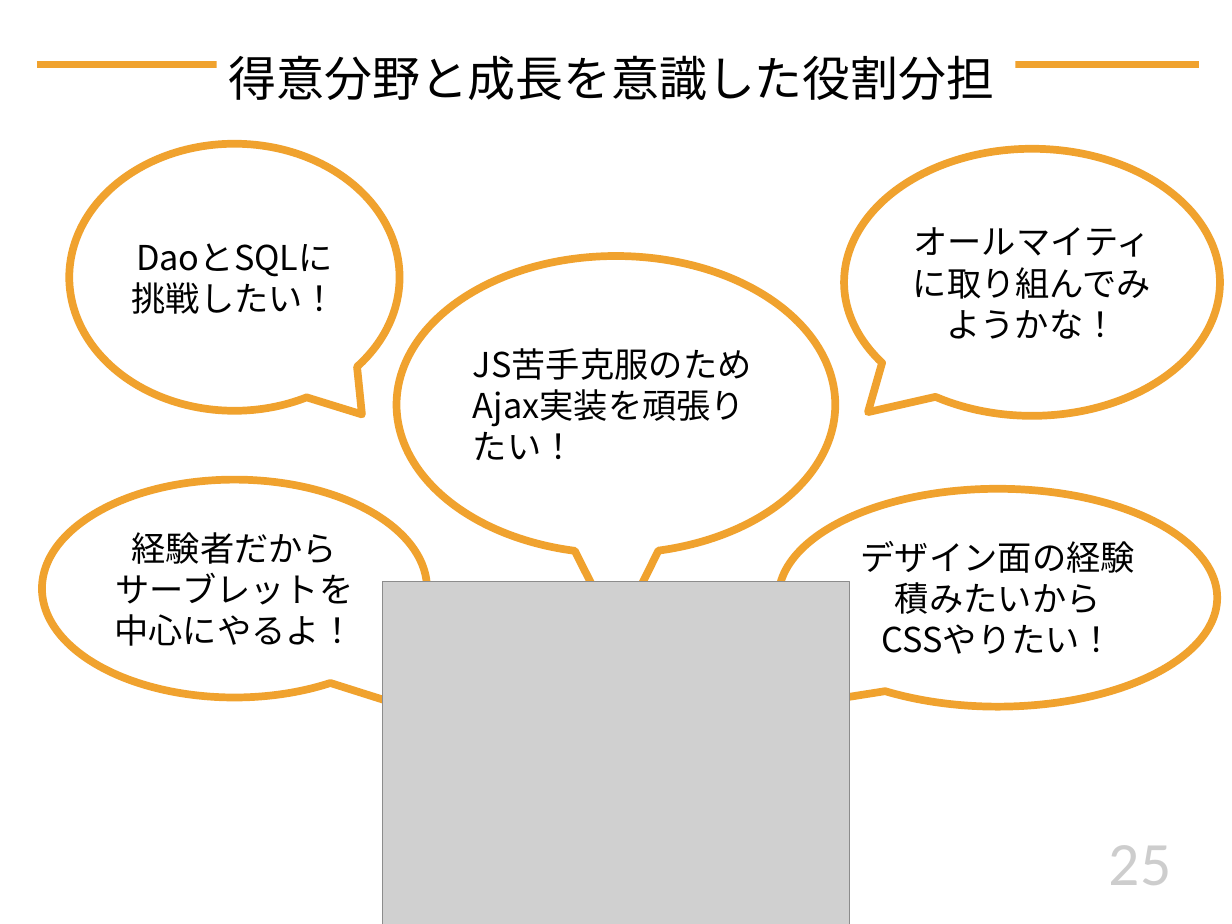
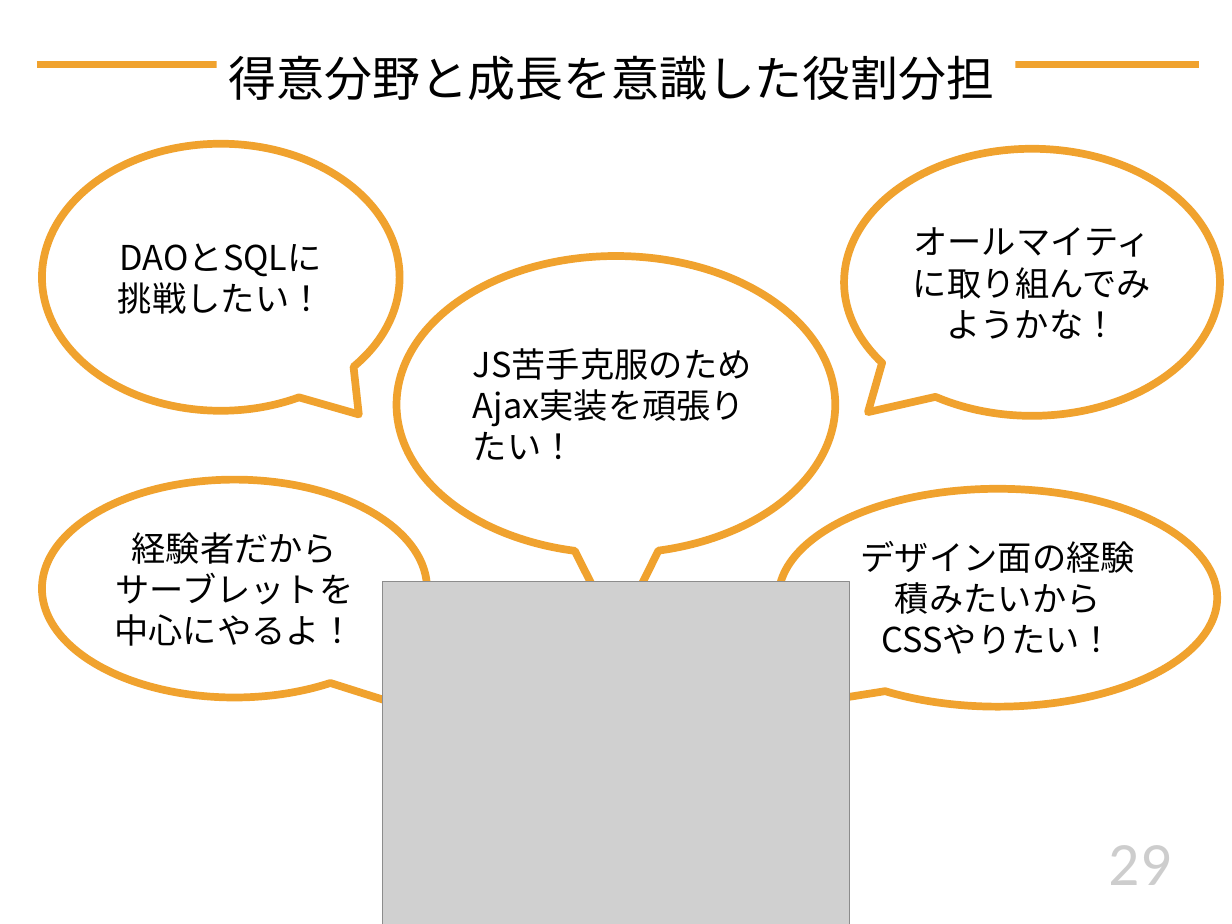
Before and after one commit to DOJO-2021/D-2, a slide deck: slide 29 of documents/プレゼン/Knowledge Holder_清書版.pptx (slide 25 before the commit). Drawn at 1232x924 pixels with LibreOffice and Linux fonts; fonts in the diff are those of the drawing; grey boxes stand for pictures. Boxes give left, top, right and bottom in pixels: in the first picture for what was removed or moved away, otherwise in the second. Text is boxed around its words. In the diff, an @@ line names an element or a change of style, - is before the commit and + after.

```diff
--- a/documents/プレゼン/Knowledge Holder_清書版.pptx
+++ b/documents/プレゼン/Knowledge Holder_清書版.pptx
@@ speech bubble "DAOとSQLに" resized from (x1=69, y1=144, x2=399, y2=411) to (x1=42, y1=144, x2=399, y2=411) @@
@@ text in speech bubble at (x1=120, y1=243, x2=322, y2=277): text changed @@
-DaoとSQLに
+DAOとSQLに
@@ page number at (x1=1109, y1=845, x2=1171, y2=885): text changed @@
-25
+29
```
Also in this commit, not shown: 13 other slides changed, 8 slides added, 4 slides removed.
